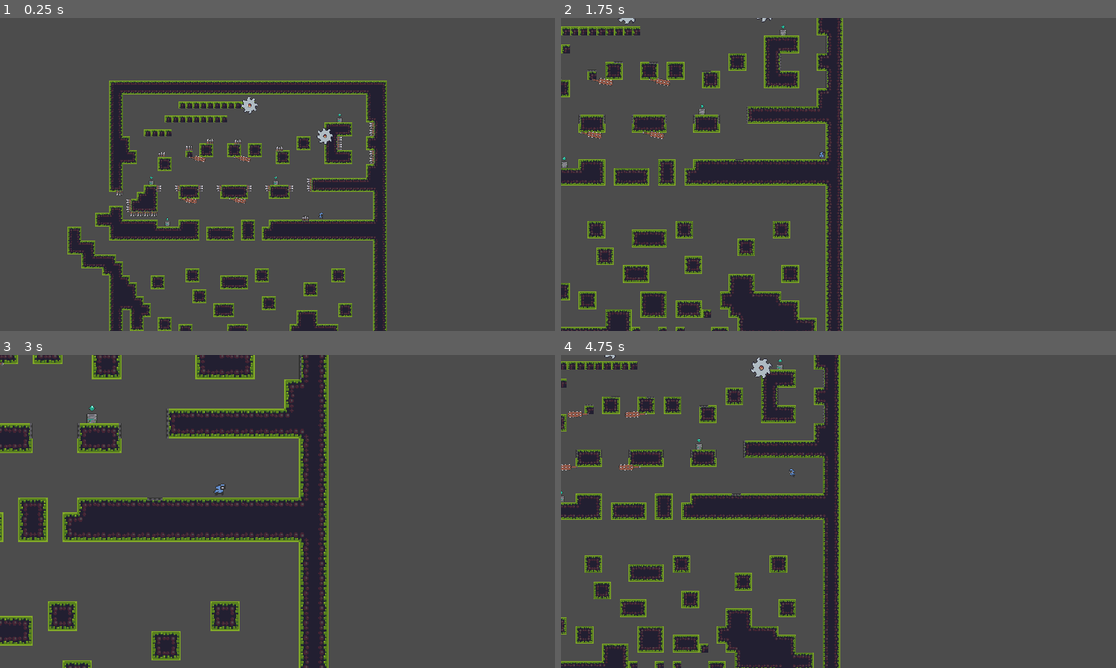
Above: before the commit, frames 1-4 (two rows, left to right).
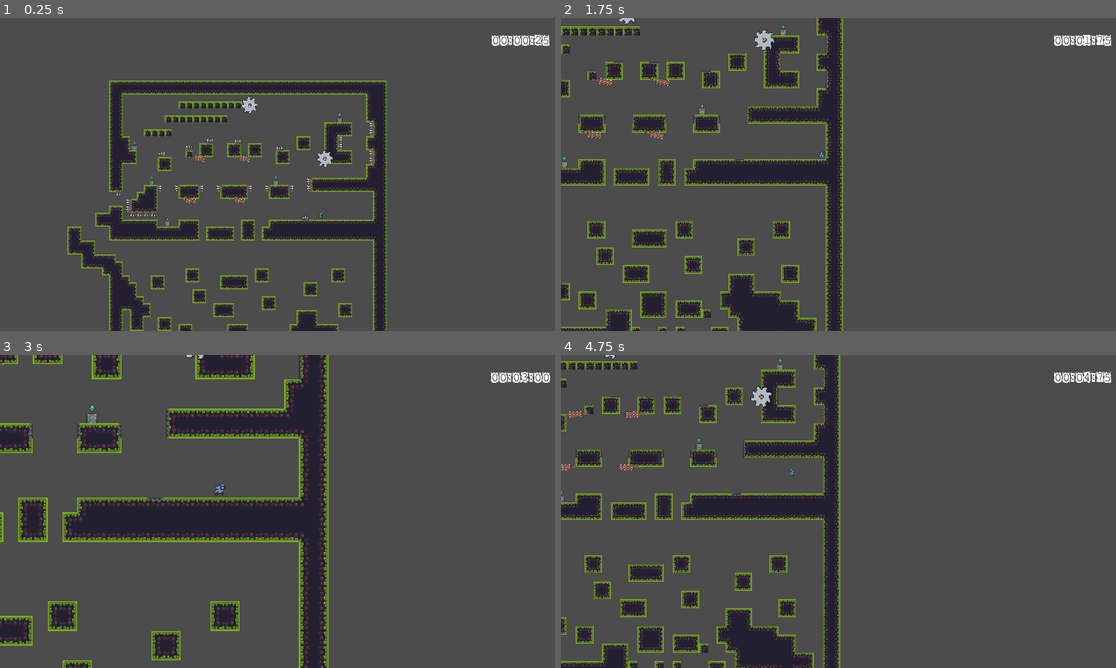
Above: after the commit, the same moments.

Repository: Mike149x/2DGameDraft
Game: Godot game, scene res://Scenes/Level1.tscn
Two runs of this game, one before a commit and one after it. Both use one fixed random seed, a clock stepped at 60 frames per second and the inputs below. This scene is started directly instead of the project's main scene.
Inputs:
- Up to frame 1 (0.25 s): no input
- Up to frame 2 (1.75 s): hold D (right) from 0.53 s (still down); tap Z (zoom) at 0.6, 1.35 s; tap Space (jump) at 0.77, 1.52 s
- Up to frame 3 (3 s): release D (right) at 2.03 s; hold A (left) 2.03-2.78 s; tap Z (zoom) at 2.1, 2.85 s; hold D (right) from 2.78 s (still down)
- Up to frame 4 (4.75 s): tap Space (jump) at 3.02, 3.77, 4.52 s; tap Z (zoom) at 3.6, 4.35 s; release D (right) at 4.28 s; hold A (left) from 4.28 s (still down)

The runs differ from the first frame. In frame 1, 0.5% of the frame differs, in the area x 23-99%, y 5-48%; in frame 2, 0.5%; in frame 3, 0.3%; in frame 4, 0.6%, in the area x 34-100%, y 0-17%.
Error before the commit: Invalid set index 'text' (on base: 'null instance') with value of type 'String'. (res://Scenes/MainScene.gd:12)

Commit message:
Added Timer  (CanvasLayer)

Diff:
--- a/2DGameDraft/Scenes/Level1.tscn
+++ b/2DGameDraft/Scenes/Level1.tscn
@@ -11,6 +11,11 @@
 [ext_resource path="res://Sprites/trap_spikes_anim_strip_7.png" type="Texture" id=9]
 [ext_resource path="res://Scenes/SpinningBlade.gd" type="Script" id=10]
 [ext_resource path="res://Sprites/On (38x38).png" type="Texture" id=11]
+[ext_resource path="res://OtherAssets/papercut.ttf" type="DynamicFontData" id=12]
+
+[sub_resource type="DynamicFont" id=29]
+size = 35
+font_data = ExtResource( 12 )
 
 [sub_resource type="ConvexPolygonShape2D" id=3]
 points = PoolVector2Array( 0, 0, 16, 0, 16, 16, 0, 16 )
@@ -330,6 +335,23 @@
 [node name="Level1" type="Node2D"]
 script = ExtResource( 5 )
 
+[node name="CanvasLayer" type="CanvasLayer" parent="."]
+
+[node name="Control" type="Control" parent="CanvasLayer"]
+anchor_right = 1.0
+anchor_bottom = 1.0
+margin_top = 2.0
+margin_bottom = 2.0
+
+[node name="Label" type="Label" parent="CanvasLayer/Control"]
+margin_left = 1108.0
+margin_top = 22.0
+margin_right = 1266.0
+margin_bottom = 66.0
+custom_fonts/font = SubResource( 29 )
+text = "00:00:00"
+align = 2
+
 [node name="TileMap" type="TileMap" parent="."]
 position = Vector2( 141, 97 )
 tile_set = SubResource( 2 )
@@ -493,6 +515,9 @@
 [node name="SavePoint2" parent="." instance=ExtResource( 7 )]
 position = Vector2( 381, 231 )
 
+[node name="SavePoint4" parent="." instance=ExtResource( 7 )]
+position = Vector2( 55, 151 )
+
 [node name="SavePoint5" parent="." instance=ExtResource( 7 )]
 position = Vector2( 131, 326 )
 
@@ -517,7 +542,6 @@
 rotate = false
 
 [node name="Sprite" type="Sprite" parent="SpinningBlade/Path2D/PathFollow2D"]
-position = Vector2( 52, 0.000183105 )
 texture = ExtResource( 11 )
 hframes = 8
 
--- a/2DGameDraft/Scripts/game_stats.gd
+++ b/2DGameDraft/Scripts/game_stats.gd
@@ -26,17 +26,16 @@
 	var minutes = current_time/1000/60
 	var seconds = current_time/1000%60
 	var msec = current_time%1000/10
+
 	if minutes < 10:
-		if minutes == 0:
-			minutes = "00"
+		minutes = "0" + str(minutes)
+	if seconds < 10:
+		seconds = "0" + str(seconds)
+	if msec < 10:
+		if msec == 0:
+			msec = "00"
 		else:
-			minutes = "0" + str(minutes)
-	if seconds < 10:
-		if seconds == 0:
-			seconds = "00"
-		else:
-			seconds = "0" + str(seconds)
-
+			msec = "0" + str(msec)
 
 	return str(minutes) + ":" + str(seconds) + ":" + str(msec)
 
Not shown: 1 places in 2DGameDraft/Scenes/Level1.tscn that only renumber resources
